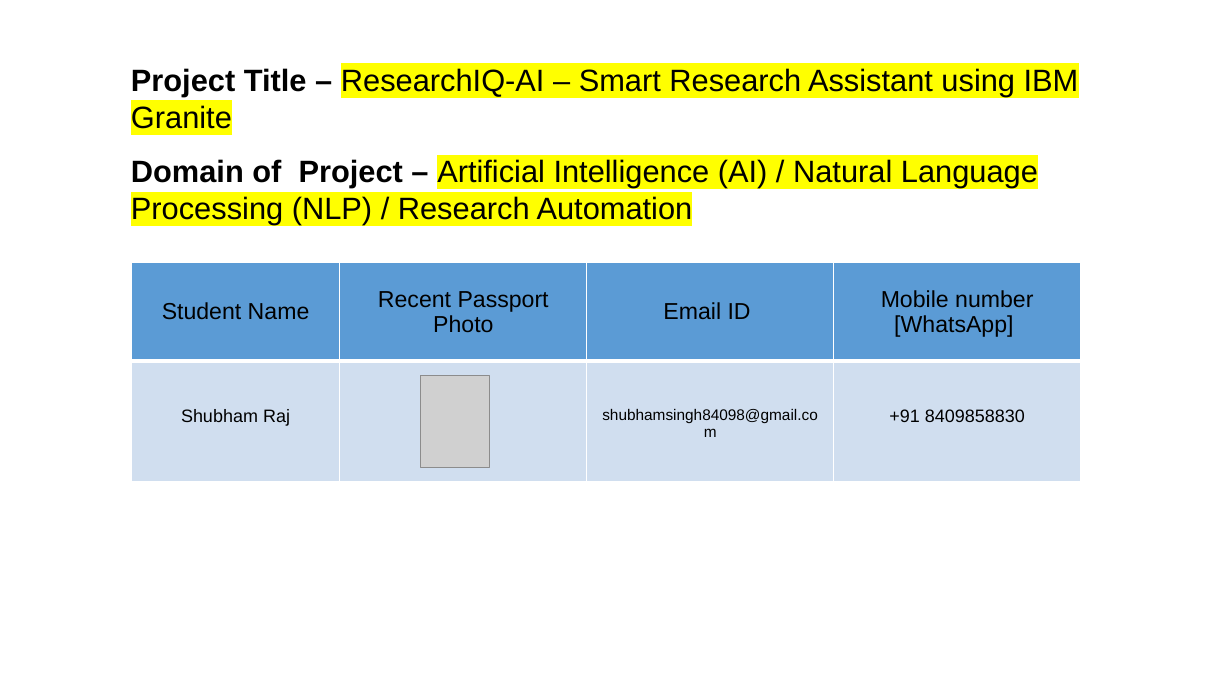
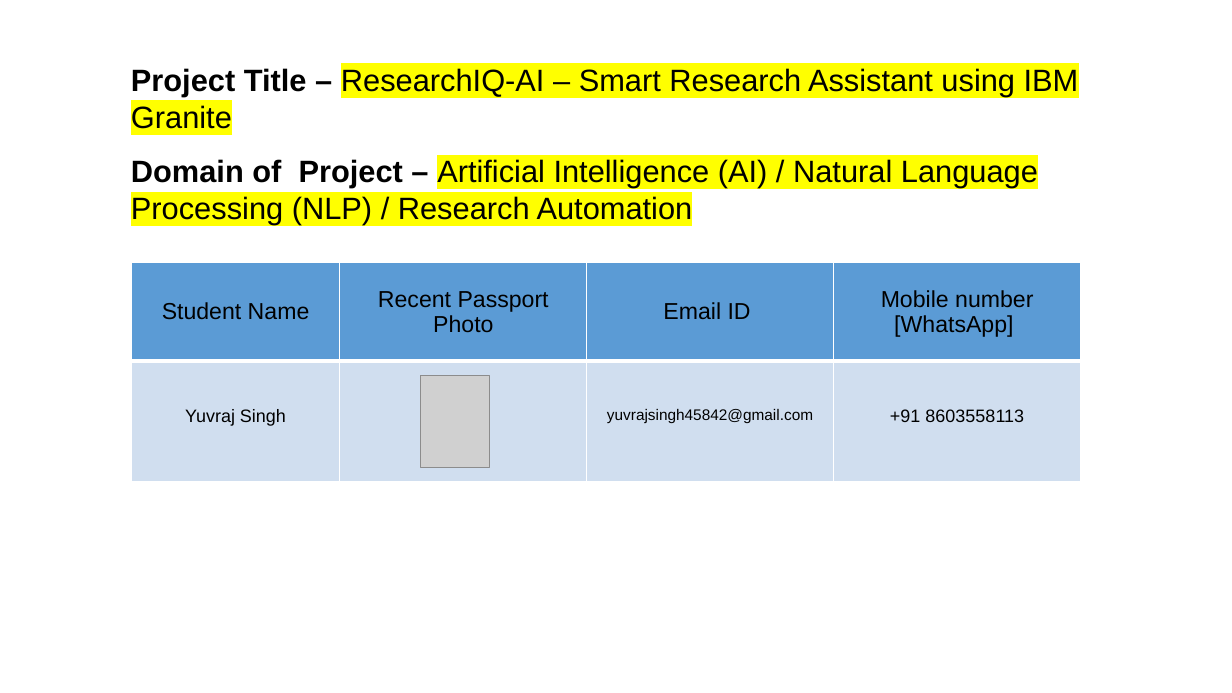
Before and after one commit to shubham9570/SciSeek, a slide deck: slide 2 of project_presentation.pptx. Drawn at 1232x693 pixels with LibreOffice and Linux fonts; fonts in the diff are those of the drawing; grey boxes stand for pictures. Boxes give left, top, right and bottom in pixels: in the first picture for what was removed or moved away, otherwise in the second. Text is boxed around its words. In the diff, an @@ line names an element or a change of style, - is before the commit and + after.

```diff
--- a/project_presentation.pptx
+++ b/project_presentation.pptx
@@ table at box(131, 262, 1080, 482) @@
-row 2: Shubham Raj |  | shubhamsingh84098@gmail.com | +91 8409858830
+row 2: Yuvraj Singh |  | yuvrajsingh45842@gmail.com | +91 8603558113
```
Also in this commit, not shown: 1 other slide changed, 2 other files.
